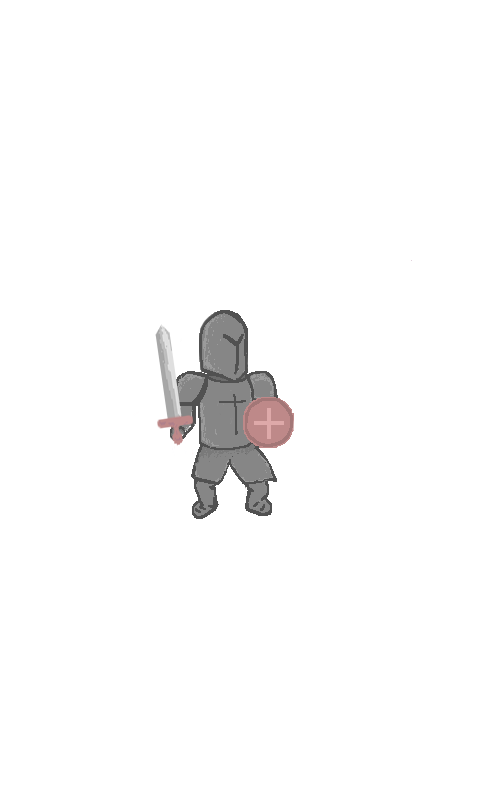
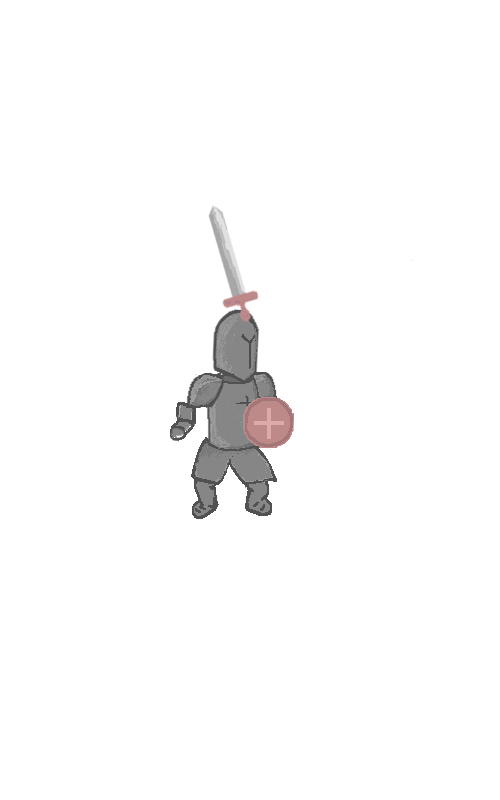
Before/after of a (500, 800) layered artwork. What changed in the layer stack:
showed "무기-공격10" over [155, 204, 270, 385]
hid "무기" over [155, 324, 203, 455]
added layer "헬멧 채색-1-공격2" above "헬멧 채색-1-공격1" over [176, 309, 263, 430]
hid "헬멧 채색-1", painted on it over [160, 310, 255, 432]
added layer "몸통 채색-1-공격2" above "몸통 채색-1-공격1" over [186, 372, 278, 451]
hid "몸통 채색-1" over [170, 371, 278, 450]
